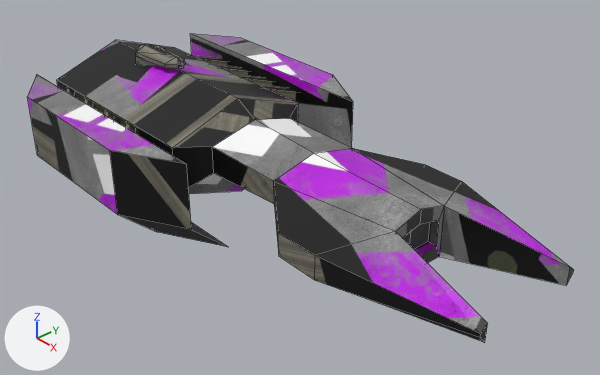
The Blender file asset_sources/endurer.blend, before and after one commit.
Rendered twice from a 50 mm lens placed at (8.39, -6.72, 5.37), pointed at (0.62, 0.22, -0.45). Arrows for +X, +Y and +Z are at lower left; the lights stay in place. Mesh edges are drawn as thin lines.

Objects in the first picture: 'main'.
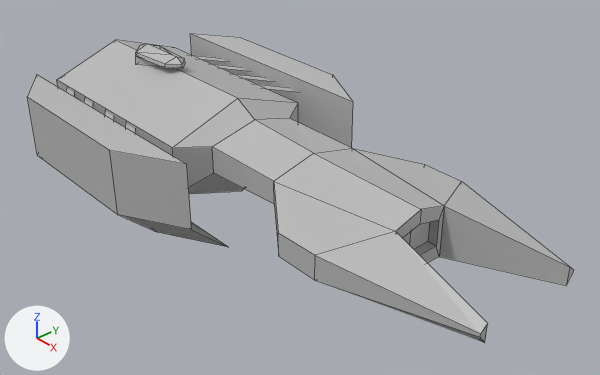
Location of each change, [x1, y1, x2, y2] in pixels of the pictures (600 x 375 px):
'main', surface changed
    both: [27, 33, 574, 343]

Edits to the bpy script that builds the scene:
```text
Change mat_material:
    remove # nodes: BsdfPrincipled, OutputMaterial, TexImage
    remove # uses the picture img_untitled
    nodes: BsdfPrincipled x3, MixShader x2, OutputMaterial
    colours: grey #bcbcbc
```
